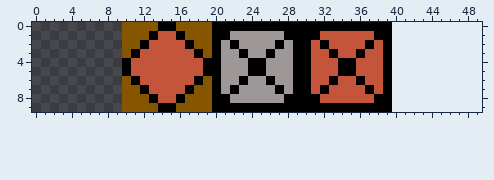
File history of a pixel-art sprite, src/Assets/Art/temptiles.png. That is the earlier state.
The file is 40x10 pixels. The old version is drawn lined up with the new one, on the new canvas.
Once edited:
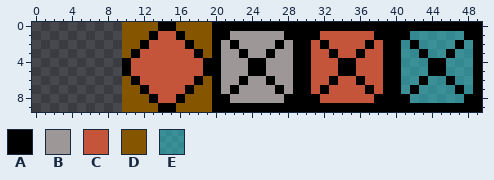
Palette (. is transparent): A #000000  B #9d9797  C #c5553a  D #865500  E #2decf86e
Edits made:
{"change": "canvas 40x10 -> 50x10"}
{"y":0,"x":40,"old":"..........","new":"AAAAAAAAAA"}
{"y":1,"x":40,"old":"..........","new":"AAEEEEEEAA"}
{"y":2,"x":40,"old":"..........","new":"AEAEEEEAEA"}
{"y":3,"x":40,"old":"..........","new":"AEEAEEAEEA"}
{"y":4,"x":40,"old":"..........","new":"AEEEAAEEEA"}
{"y":5,"x":40,"old":"..........","new":"AEEEAAEEEA"}
{"y":6,"x":40,"old":"..........","new":"AEEAEEAEEA"}
{"y":7,"x":40,"old":"..........","new":"AEAEEEEAEA"}
{"y":8,"x":40,"old":"..........","new":"AAEEEEEEAA"}
{"y":9,"x":40,"old":"..........","new":"AAAAAAAAAA"}
{"label":"added","picture_box":[392,22,482,112]}
